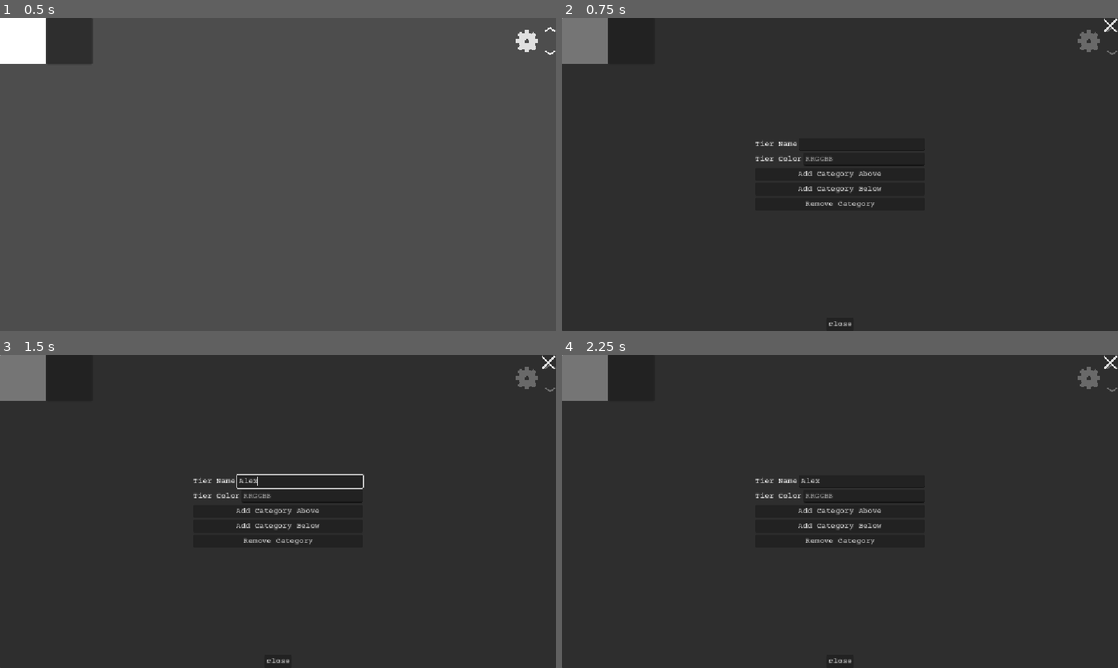
Above: before the commit, frames 1-4 (two rows, left to right).
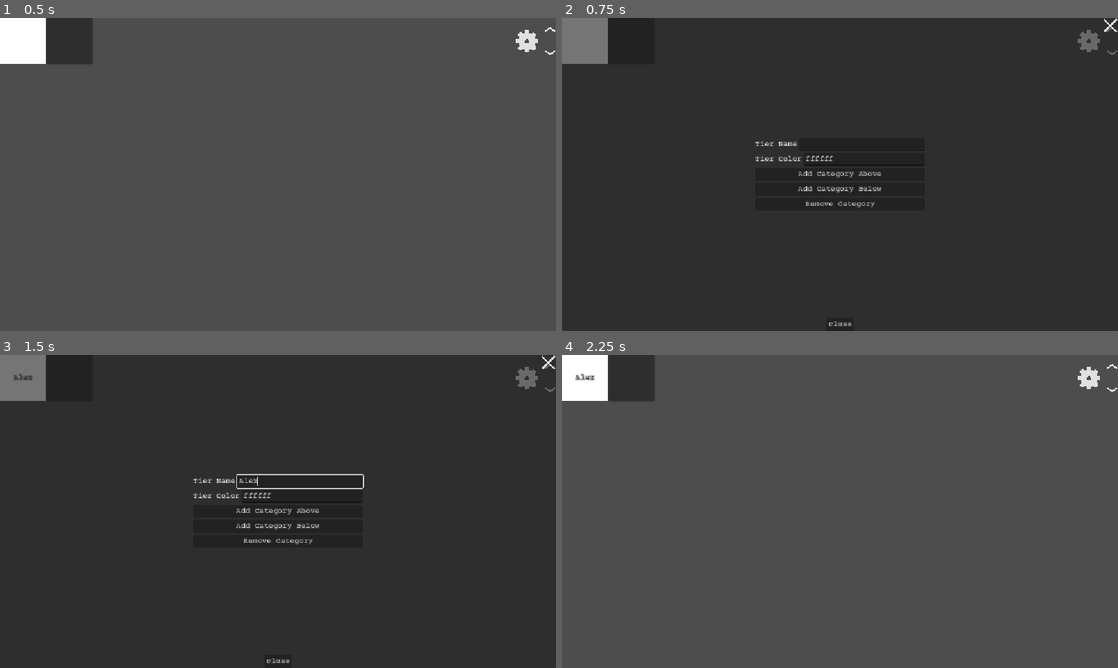
Above: after the commit, the same moments.

Repository: White-Dove-Gamedev/Tier-Creator
Game: Godot game, scene res://TierCreator/tier_list.tscn
Same seed, same stepped clock (60 frames per second), same inputs: the game is played once before the commit and once after it. The project has no main scene, so this scene is started directly.
Inputs (mouse positions are in pixels of both pictures, inside the frame that each line leads up to):
- Up to frame 1 (0.5 s): no input
- Up to frame 2 (0.75 s): click (1090, 39) at 0.5 s
- Up to frame 3 (1.5 s): click (300, 480) at 1.27 s; type "Alex" at 1.35 s
- Up to frame 4 (2.25 s): click (1112, 367) at 2 s

Frame 1 is identical in both runs. In frame 2, less than 0.1% of the frame differs, in the area x 43-49%, y 44-46%; in frame 3, less than 0.1%; in frame 4, 98%, in the area x 0-100%, y 0-100%.

Commit message:
Add TierList

Diff:
--- a/Components/drop_component.gd
+++ b/Components/drop_component.gd
@@ -1,3 +1,4 @@
+@tool
 class_name DropComponent
 extends Node
 
--- a/TierCreator/card_grid.gd
+++ b/TierCreator/card_grid.gd
@@ -12,6 +12,7 @@
 func add_drop_node() -> void:
 	var drop_node := DROP_NODE.instantiate() as DropNode
 	add_child(drop_node)
+	drop_node.mouse_filter = Control.MOUSE_FILTER_IGNORE
 
 	var drop_component := drop_node.find_child("DropComponent", true, false) as DropComponent
 	if drop_component:
--- a/TierCreator/tier_category.gd
+++ b/TierCreator/tier_category.gd
@@ -13,11 +13,13 @@
 
 
 func set_self() -> void:
+	mouse_filter = Control.MOUSE_FILTER_IGNORE
 	set_anchors_preset(Control.PRESET_TOP_LEFT)
 	add_theme_constant_override(&"separation", 0)
 
 
 func set_card_grid() -> void:
+	card_grid.mouse_filter = Control.MOUSE_FILTER_IGNORE
 	card_grid.custom_minimum_size = Vector2(Utils.MIN_SIZE_X * 10, -1.0)
 	card_grid.size_flags_horizontal = Control.SIZE_EXPAND_FILL
 
--- a/TierCreator/tier_list.gd
+++ b/TierCreator/tier_list.gd
@@ -10,23 +10,140 @@
 func _ready() -> void:
 	set_self()
 	set_settings_window()
+	set_tiers_v_box_container()
 	add_tier_category()
 
 
 func set_self() -> void:
+	mouse_filter = Control.MOUSE_FILTER_IGNORE
 	tiers_v_box_container.add_theme_constant_override(&"separation", 0)
 
 
 func set_settings_window() -> void:
 	settings_window.hide()
+	settings_window.close_button.pressed.connect(close_settings_window)
+	settings_window.close_texture_button.pressed.connect(close_settings_window)
+
+
+func set_tiers_v_box_container() -> void:
+	tiers_v_box_container.mouse_filter = Control.MOUSE_FILTER_IGNORE
+
+
+func close_settings_window() -> void:
+	settings_window.hide()
+	settings_window.tier_name_line_edit.text = ""
+	settings_window.tier_name_line_edit.text_changed.disconnect(_on_tier_name_changed)
+	settings_window.tier_color_line_edit.text_submitted.disconnect(_on_tier_color_text_submitted)
+	settings_window.add_above_button.pressed.disconnect(_on_add_above_button_pressed)
+	settings_window.add_below_button.pressed.disconnect(_on_add_below_button_pressed)
+	settings_window.remove_button.pressed.disconnect(_on_remove_button_pressed)
 
 
 func add_tier_category() -> void:
 	var tier_category := TIER_CATEGORY.instantiate() as TierCategory
 	tiers_v_box_container.add_child(tier_category)
-	var category_settings := tier_category.category_settings.settings_texture_button
-	category_settings.pressed.connect(_on_settings_texture_button_pressed.bind(tier_category))
+	connect_tier_category_signals(tier_category)
 
 
 func _on_settings_texture_button_pressed(tier_category: TierCategory) -> void:
 	settings_window.show()
+	settings_window.tier_name_line_edit.text = tier_category.tier_name.tier_label.text
+	settings_window.tier_name_line_edit.text_changed \
+		.connect(
+			_on_tier_name_changed \
+			.bind(tier_category)
+			)
+	settings_window.tier_color_line_edit.text \
+		= tier_category.tier_name.background_color_rect.color.to_html(false)
+	settings_window.tier_color_line_edit.text_submitted \
+		.connect(_on_tier_color_text_submitted \
+			.bind(tier_category)
+			)
+	settings_window.add_above_button.pressed \
+		.connect(_on_add_above_button_pressed \
+			.bind(tier_category)
+			)
+	settings_window.add_below_button.pressed \
+		.connect(_on_add_below_button_pressed \
+			.bind(tier_category)
+			)
+	settings_window.remove_button.pressed \
+		.connect(_on_remove_button_pressed \
+			.bind(tier_category)
+			)
+
+
+func _on_tier_name_changed(new_text: String, tier_category: TierCategory) -> void:
+	tier_category.tier_name.tier_label.text = new_text
+
+
+func _on_tier_color_text_submitted(new_text: String, tier_category: TierCategory) -> void:
+	if not Color.html_is_valid(new_text):
+		return
+	var color = Color.html(new_text)
+	tier_category.tier_name.background_color_rect.color = color
+
+
+func _on_add_above_button_pressed(tier_category: TierCategory) -> void:
+	var new_tier_category := TIER_CATEGORY.instantiate() as TierCategory
+	var index: int = tier_category.get_index()
+	tiers_v_box_container.add_child(new_tier_category)
+	tiers_v_box_container.move_child(new_tier_category, index)
+	connect_tier_category_signals(new_tier_category)
+
+
+func _on_add_below_button_pressed(tier_category: TierCategory) -> void:
+	var new_tier_category := TIER_CATEGORY.instantiate() as TierCategory
+	var index: int = tier_category.get_index()
+	tiers_v_box_container.add_child(new_tier_category)
+	tiers_v_box_container.move_child(new_tier_category, index + 1)
+	connect_tier_category_signals(new_tier_category)
+
+
+func _on_remove_button_pressed(tier_category: TierCategory) -> void:
+	tier_category.queue_free()
+	close_settings_window()
+
+
+func connect_tier_category_signals(tier_category: TierCategory) -> void:
+	tier_category.category_settings.settings_texture_button.pressed \
+		.connect(
+			_on_settings_texture_button_pressed \
+			.bind(tier_category)
+		)
+	tier_category.category_settings.up_texture_button.pressed \
+		.connect(
+			_on_category_settings_up_texture_button_pressed \
+			.bind(tier_category)
+		)
+	tier_category.category_settings.down_texture_button.pressed \
+		.connect(
+			_on_category_settings_down_texture_button_pressed \
+			.bind(tier_category)
+		)
+	tier_category.resized \
+		.connect(
+			_on_tier_category_resized \
+			.bind(tier_category)
+		)
+
+
+func _on_tier_category_resized(tier_category: TierCategory) -> void:
+	tier_category.tier_name.background_color_rect.size = tier_category.size
+	tier_category.tier_name.tier_label.size = tier_category.size
+
+
+func _on_category_settings_up_texture_button_pressed(tier_category: TierCategory) -> void:
+	print(tier_category)
+	var index: int = tier_category.get_index()
+	if index == 0:
+		return
+	tiers_v_box_container.move_child(tier_category, index - 1)
+
+
+func _on_category_settings_down_texture_button_pressed(tier_category: TierCategory) -> void:
+	print(tier_category)
+	var index: int = tier_category.get_index()
+	if index == tiers_v_box_container.get_child_count() - 1:
+		return
+	tiers_v_box_container.move_child(tier_category, index + 1)
Not shown, changed: CHANGELOG.md
